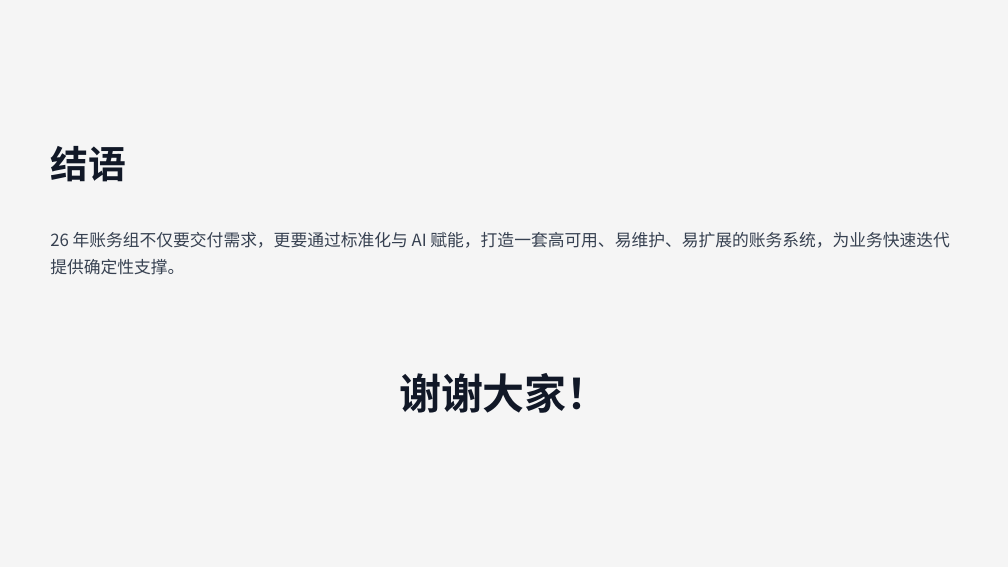
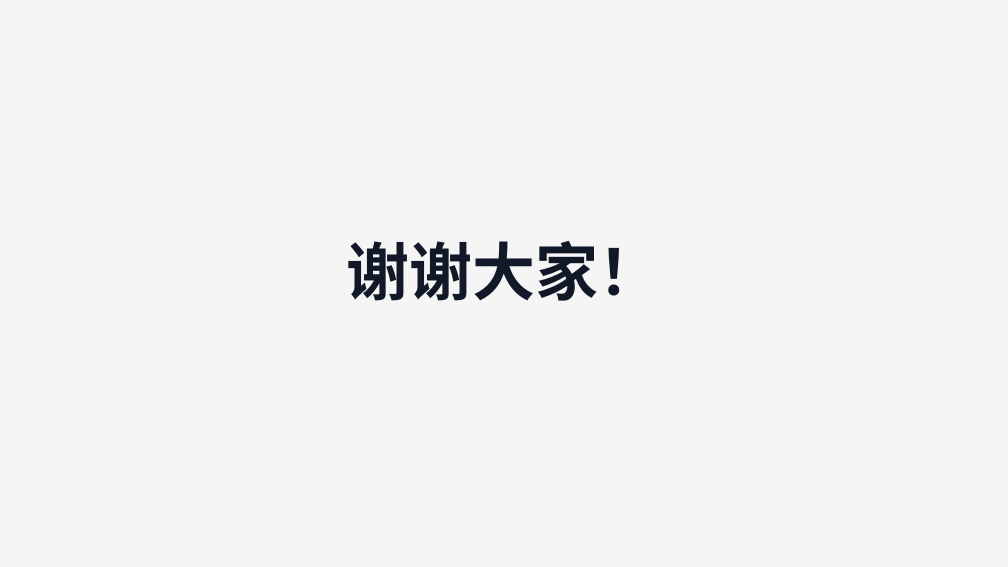
Before and after one commit to 543229143/ai_study, a slide deck: slide 20 of 26/2026年中汇报-研发部-账务组-赵鑫.pptx (slide 18 before the commit). Drawn at 1008x567 pixels with LibreOffice and Linux fonts; fonts in the diff are those of the drawing. Boxes give left, top, right and bottom in pixels: in the first picture for what was removed or moved away, otherwise in the second. Text is boxed around its words. In the diff, an @@ line names an element or a change of style, - is before the commit and + after.

```diff
--- a/26/2026年中汇报-研发部-账务组-赵鑫.pptx
+++ b/26/2026年中汇报-研发部-账务组-赵鑫.pptx
@@ text removed at bbox=[50, 146, 126, 182] @@
-结语
@@ text "谢谢大家！": place and size @@
-text "谢谢大家！" at bbox=[399, 373, 609, 413]
+text "谢谢大家！" at bbox=[346, 241, 661, 301]
@@ text "谢谢大家！" at bbox=[346, 241, 661, 301]: size 40 to 60 pt @@
@@ text removed at bbox=[50, 232, 950, 275] @@
-26 年账务组不仅要交付需求，更要通过标准化与 AI 赋能，打造一套高可用、易维护、易扩展的账务系统，为业务快速迭代提供确定性支撑。
```
Also in this commit, not shown: 6 other slides changed, 13 slides added, 11 slides removed, 5 other files.
